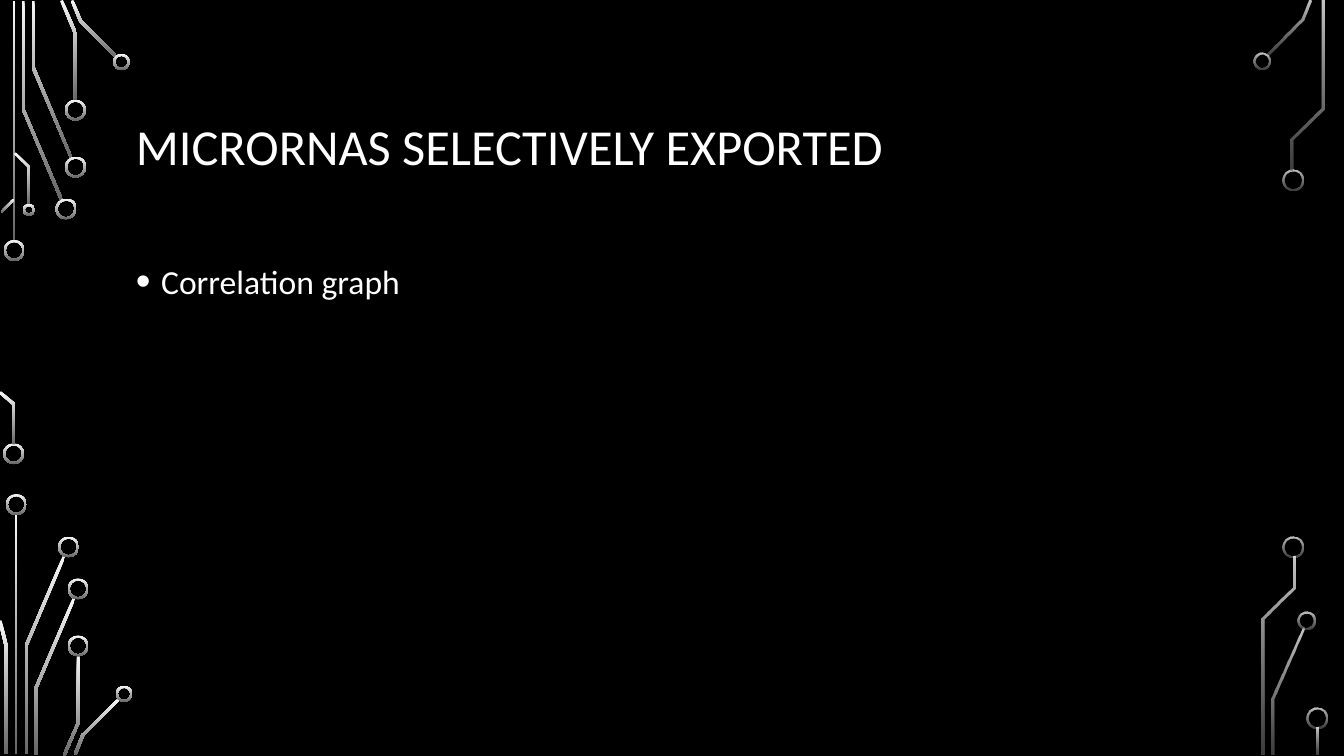
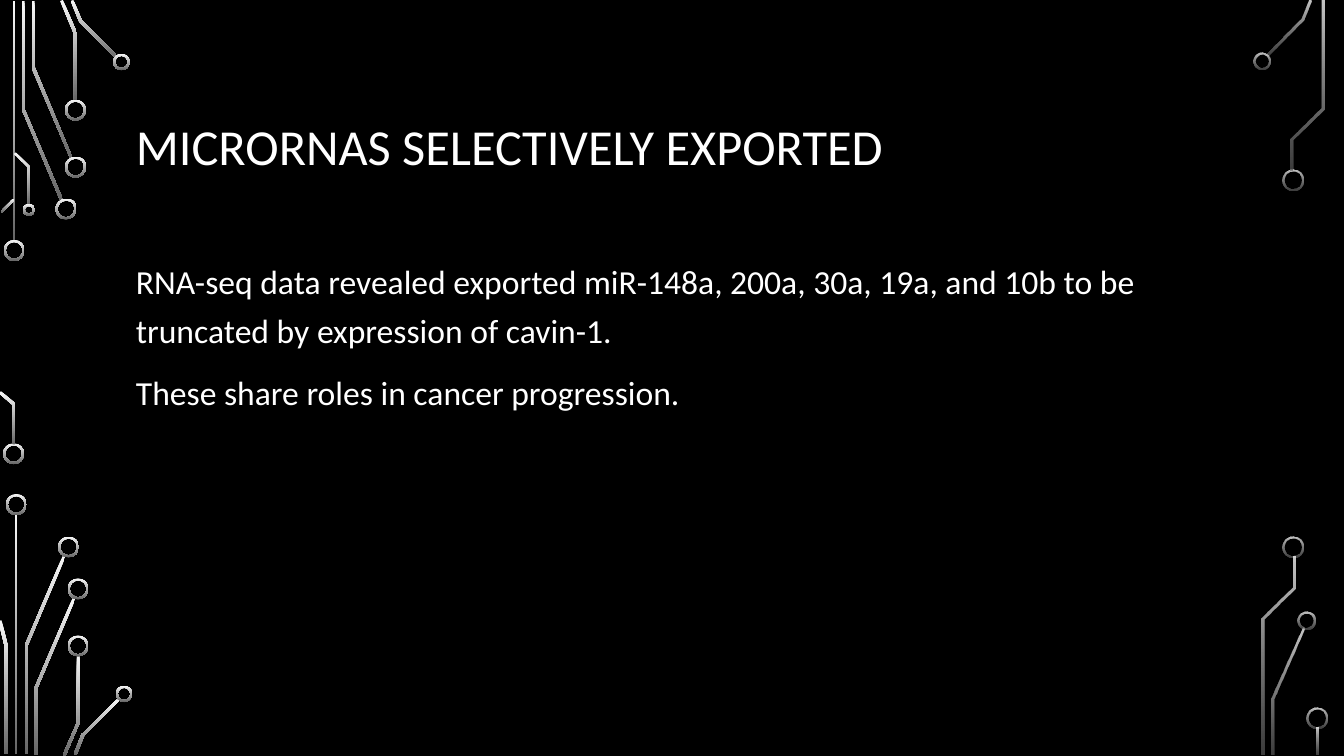
Before and after one commit to HarleyRobinson/Honours2, a slide deck: slide 6 of BackgroundInfo/MeetingSept.pptx. Drawn at 1344x756 pixels with LibreOffice and Linux fonts; fonts in the diff are those of the drawing; background and template pictures are left out. Boxes give left, top, right and bottom in pixels: in the first picture for what was removed or moved away, otherwise in the second. Text is boxed around its words. In the diff, an @@ line names an element or a change of style, - is before the commit and + after.

```diff
--- a/BackgroundInfo/MeetingSept.pptx
+++ b/BackgroundInfo/MeetingSept.pptx
@@ text at bbox=[136, 270, 1134, 411]: text changed @@
-• Correlation graph
+RNA-seq data revealed exported miR-148a, 200a, 30a, 19a, and 10b to be truncated by expression of cavin-1.
+These share roles in cancer progression.
```
Also in this commit, not shown: 3 other slides changed, 3 slides added, 2 slides removed, 3 other files.
